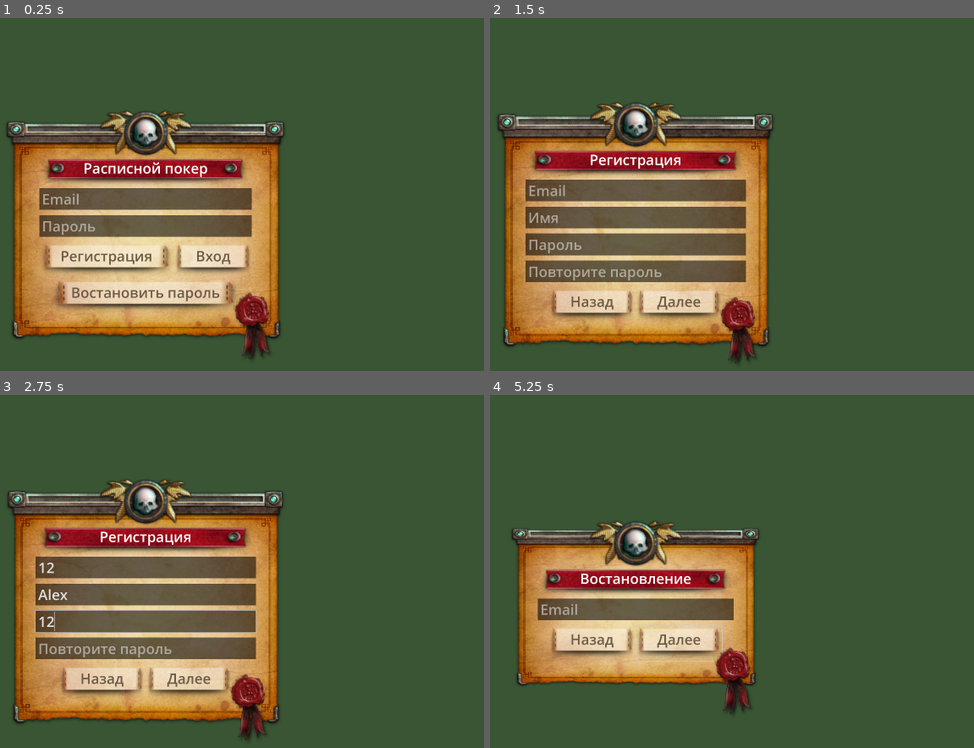
Above: before the commit, frames 1-4 (two rows, left to right).
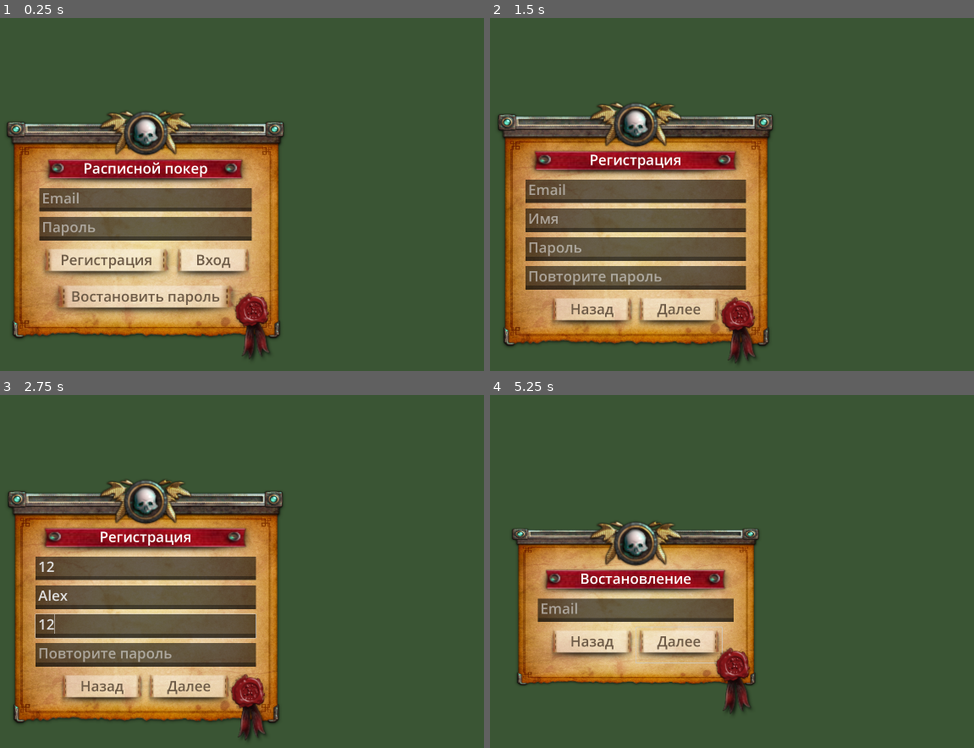
Above: after the commit, the same moments.

Repository: Brotiger/poker-app
Game: Godot game, scene res://scen/menu.tscn
Two runs of this game, one before a commit and one after it. Both use one fixed random seed, a clock stepped at 60 frames per second and the inputs below.
Inputs (mouse positions are in pixels of both pictures, inside the frame that each line leads up to):
- Up to frame 1 (0.25 s): no input
- Up to frame 2 (1.5 s): click (635, 198) at 0.52 s; type "12" at 0.6 s; click (635, 226) at 0.75 s; type "12" at 0.83 s; click "Регистрация" at 1.25 s
- Up to frame 3 (2.75 s): click (145, 567) at 2.02 s; type "12" at 2.1 s; click (145, 592) at 2.25 s; type "Alex" at 2.33 s; click (145, 620) at 2.48 s; type "12" at 2.57 s
- Up to frame 4 (5.25 s): click (635, 649) at 2.77 s; type "12" at 2.85 s; click "Назад" at 3.5 s; click "Востановить пароль" at 4.25 s; click "Далее" at 5 s

The runs differ from the first frame. In frame 1, 5.2% of the frame differs, in the area x 8-53%, y 49-84%; in frame 2, 7.3%, in the area x 7-53%, y 47-88%; in frame 3, 7.2%; in frame 4, 1.6%.

Commit message:
Добавлено выделение полей с ошибками

Diff:
--- a/object/gui/element/window/edit_line.tscn
+++ b/object/gui/element/window/edit_line.tscn
@@ -1,11 +1,20 @@
-[gd_scene load_steps=2 format=3 uid="uid://cadurnpifdfnu"]
+[gd_scene load_steps=3 format=3 uid="uid://cadurnpifdfnu"]
+
+[ext_resource type="Script" path="res://script/edit_line.gd" id="1_5bwed"]
 
 [sub_resource type="StyleBoxFlat" id="StyleBoxFlat_xc3x4"]
 content_margin_left = 10.0
 content_margin_right = 10.0
 bg_color = Color(0, 0, 0, 0.568627)
+border_width_bottom = 15
+border_color = Color(0, 0, 0, 0.72549)
 
 [node name="EditLine" type="LineEdit"]
+offset_right = 427.0
+offset_bottom = 89.0
+size_flags_horizontal = 0
 theme_override_font_sizes/font_size = 54
 theme_override_styles/normal = SubResource("StyleBoxFlat_xc3x4")
 placeholder_text = "Email"
+script = ExtResource("1_5bwed")
+error_border_color = Color(1, 0, 0, 0.607843)
--- a/scen/menu.tscn
+++ b/scen/menu.tscn
@@ -100,6 +100,7 @@
 
 [node name="Email" parent="Auth/SignUp/Register/MarginContainer/VBoxContainer/MarginContainer" instance=ExtResource("4_rt0ek")]
 layout_mode = 2
+size_flags_horizontal = 1
 
 [node name="MarginContainer5" type="MarginContainer" parent="Auth/SignUp/Register/MarginContainer/VBoxContainer"]
 layout_mode = 2
@@ -107,6 +108,7 @@
 
 [node name="Username" parent="Auth/SignUp/Register/MarginContainer/VBoxContainer/MarginContainer5" instance=ExtResource("4_rt0ek")]
 layout_mode = 2
+size_flags_horizontal = 1
 placeholder_text = "Имя"
 
 [node name="MarginContainer2" type="MarginContainer" parent="Auth/SignUp/Register/MarginContainer/VBoxContainer"]
@@ -115,6 +117,7 @@
 
 [node name="Password" parent="Auth/SignUp/Register/MarginContainer/VBoxContainer/MarginContainer2" instance=ExtResource("4_rt0ek")]
 layout_mode = 2
+size_flags_horizontal = 1
 placeholder_text = "Пароль"
 
 [node name="MarginContainer3" type="MarginContainer" parent="Auth/SignUp/Register/MarginContainer/VBoxContainer"]
@@ -123,6 +126,7 @@
 
 [node name="Password" parent="Auth/SignUp/Register/MarginContainer/VBoxContainer/MarginContainer3" instance=ExtResource("4_rt0ek")]
 layout_mode = 2
+size_flags_horizontal = 1
 placeholder_text = "Повторите пароль"
 
 [node name="MarginContainer4" type="MarginContainer" parent="Auth/SignUp/Register/MarginContainer/VBoxContainer"]
@@ -174,6 +178,7 @@
 
 [node name="Email" parent="Auth/SignUp/Code/MarginContainer/VBoxContainer/MarginContainer" instance=ExtResource("4_rt0ek")]
 layout_mode = 2
+size_flags_horizontal = 1
 placeholder_text = "Код"
 
 [node name="MarginContainer4" type="MarginContainer" parent="Auth/SignUp/Code/MarginContainer/VBoxContainer"]
@@ -240,6 +245,7 @@
 
 [node name="Email" parent="Auth/RestorePassword/Code/MarginContainer/VBoxContainer/MarginContainer" instance=ExtResource("4_rt0ek")]
 layout_mode = 2
+size_flags_horizontal = 1
 placeholder_text = "Код"
 
 [node name="MarginContainer4" type="MarginContainer" parent="Auth/RestorePassword/Code/MarginContainer/VBoxContainer"]
@@ -300,6 +306,7 @@
 
 [node name="Email" parent="Auth/RestorePassword/Restore/MarginContainer/VBoxContainer/MarginContainer" instance=ExtResource("4_rt0ek")]
 layout_mode = 2
+size_flags_horizontal = 1
 
 [node name="MarginContainer4" type="MarginContainer" parent="Auth/RestorePassword/Restore/MarginContainer/VBoxContainer"]
 layout_mode = 2
@@ -382,6 +389,7 @@
 
 [node name="Email" parent="Auth/SignIn/MarginContainer/VBoxContainer/MarginContainer" instance=ExtResource("4_rt0ek")]
 layout_mode = 2
+size_flags_horizontal = 1
 
 [node name="MarginContainer2" type="MarginContainer" parent="Auth/SignIn/MarginContainer/VBoxContainer"]
 layout_mode = 2
@@ -389,6 +397,7 @@
 
 [node name="Password" parent="Auth/SignIn/MarginContainer/VBoxContainer/MarginContainer2" instance=ExtResource("4_rt0ek")]
 layout_mode = 2
+size_flags_horizontal = 1
 placeholder_text = "Пароль"
 secret = true
 
@@ -536,10 +545,10 @@
 
 [node name="CreateGame" parent="Game" instance=ExtResource("3_movji")]
 visible = false
-offset_left = -604.5
-offset_top = -561.5
-offset_right = 604.5
-offset_bottom = 561.5
+offset_left = -604.0
+offset_top = -561.0
+offset_right = 605.0
+offset_bottom = 585.0
 script = ExtResource("15_036u4")
 
 [node name="Skull" parent="Game/CreateGame" instance=ExtResource("9_6caeg")]
@@ -576,16 +585,18 @@
 layout_mode = 2
 theme_override_constants/margin_bottom = 16
 
-[node name="EditLine" parent="Game/CreateGame/MarginContainer/VBoxContainer/MarginContainer" instance=ExtResource("4_rt0ek")]
-layout_mode = 2
+[node name="Name" parent="Game/CreateGame/MarginContainer/VBoxContainer/MarginContainer" instance=ExtResource("4_rt0ek")]
+layout_mode = 2
+size_flags_horizontal = 1
 placeholder_text = "Название комнаты"
 
 [node name="MarginContainer2" type="MarginContainer" parent="Game/CreateGame/MarginContainer/VBoxContainer"]
 layout_mode = 2
 theme_override_constants/margin_bottom = 16
 
-[node name="EditLine" parent="Game/CreateGame/MarginContainer/VBoxContainer/MarginContainer2" instance=ExtResource("4_rt0ek")]
-layout_mode = 2
+[node name="Password" parent="Game/CreateGame/MarginContainer/VBoxContainer/MarginContainer2" instance=ExtResource("4_rt0ek")]
+layout_mode = 2
+size_flags_horizontal = 1
 placeholder_text = "Пароль"
 
 [node name="Label2" parent="Game/CreateGame/MarginContainer/VBoxContainer" instance=ExtResource("6_tcv2o")]
@@ -597,14 +608,13 @@
 layout_mode = 2
 theme_override_constants/margin_bottom = 16
 
-[node name="LineEdit" type="LineEdit" parent="Game/CreateGame/MarginContainer/VBoxContainer/MarginContainer3"]
-layout_mode = 2
-size_flags_horizontal = 4
-theme_override_colors/font_uneditable_color = Color(1, 1, 1, 1)
-theme_override_font_sizes/font_size = 54
+[node name="EditLine" parent="Game/CreateGame/MarginContainer/VBoxContainer/MarginContainer3" instance=ExtResource("4_rt0ek")]
+layout_mode = 2
+size_flags_horizontal = 4
 text = "3"
+placeholder_text = ""
 alignment = 1
-editable = false
+virtual_keyboard_type = 2
 
 [node name="HBoxContainer" type="HBoxContainer" parent="Game/CreateGame/MarginContainer/VBoxContainer"]
 layout_mode = 2
--- /dev/null
+++ b/script/edit_line.gd
@@ -0,0 +1,16 @@
+extends LineEdit
+
+@export var error_border_color: Color
+var default_border_color: Color
+var style_box: StyleBox
+
+func _ready() -> void:
+	style_box = get_theme_stylebox("normal").duplicate()
+	add_theme_stylebox_override("normal", style_box)
+	default_border_color = style_box.border_color
+
+func Default():
+	style_box.border_color = default_border_color
+
+func Error():
+	style_box.border_color = error_border_color
--- a/script/sign_in.gd
+++ b/script/sign_in.gd
@@ -2,7 +2,6 @@
 
 @export var config: Node
 @export var http_request: HTTPRequest
-@export var error_field_color: Color
 
 @export var email_field: Node
 @export var password_field: Node
@@ -34,19 +33,21 @@
 			if data.has("message"):
 				create_notification(data.message, warn_notification)
 
+			print(data)
 			if response_code == 401:
-				email_field.modulate = error_field_color
-				password_field.modulate = error_field_color
+				email_field.Error()
+				email_field.Error()
 			elif data.has("errors"):
 				if data.errors.has("email"):
-					email_field.modulate = error_field_color
+					print("+++")
+					email_field.Error()
 				else:
-					email_field.modulate = Color(1, 1, 1)
+					email_field.Default()
 
 				if data.errors.has("password"):
-					password_field.modulate = error_field_color
+					password_field.Error()
 				else:
-					password_field.modulate = Color(1, 1, 1)
+					password_field.Default()
 
 func _on_sign_in_pressed() -> void:
 	var url = config.http_api_url + endpoint
@@ -69,7 +70,7 @@
 
 func _hide() -> void:
 	self.visible = false
-	password_field.modulate = Color(1, 1, 1)
-	email_field.modulate = Color(1, 1, 1)
+	password_field.Default()
+	email_field.Default()
 	email_field.text = ""
 	password_field.text = ""
